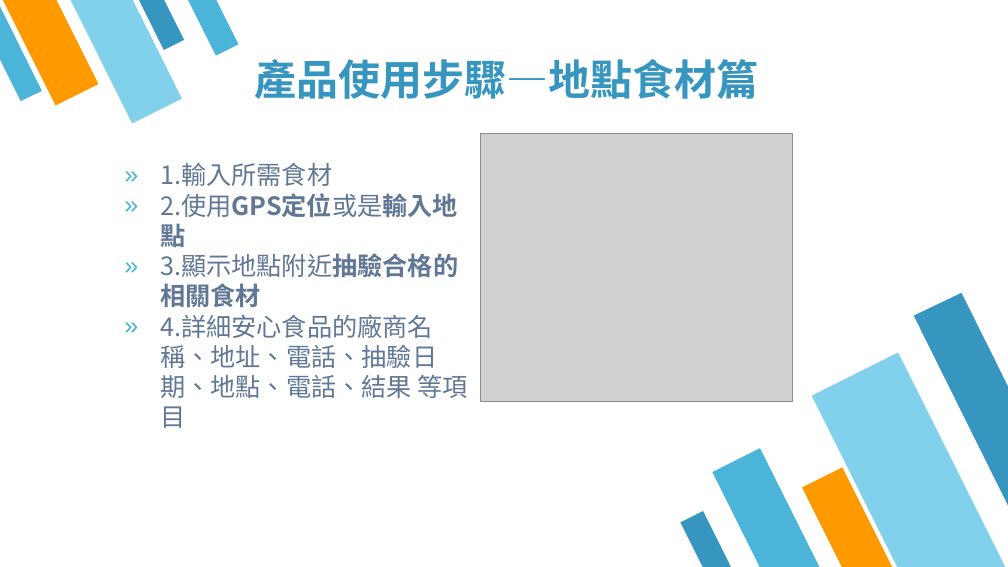
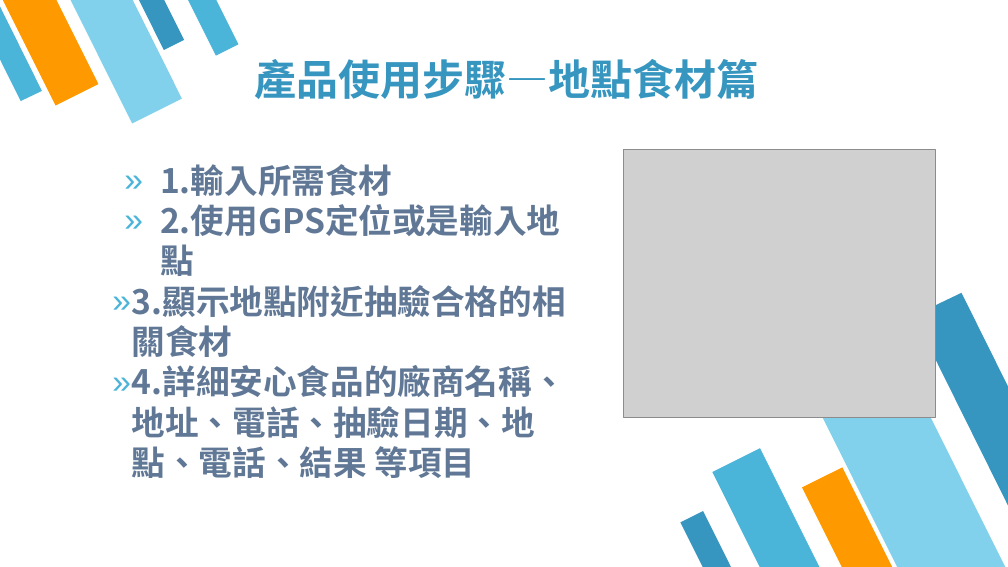
Before and after one commit to 3mtpeak/---1125, a slide deck: slide 6 of 黑克松簡報.pptx. Drawn at 1008x567 pixels with LibreOffice and Linux fonts; fonts in the diff are those of the drawing; grey boxes stand for pictures. Boxes give left, top, right and bottom in pixels: in the first picture for what was removed or moved away, otherwise in the second. Text is boxed around its words. In the diff, an @@ line names an element or a change of style, - is before the commit and + after.

```diff
--- a/黑克松簡報.pptx
+++ b/黑克松簡報.pptx
@@ text "1.輸入所需食材" at (132,164,566,478): size 18 to 24 pt; bold on in "1.輸入所需食材", "2.使用GPS定位或是輸入地點", "3.顯示地點附近抽驗合格的相關食材", "4.詳細安心食品的廠商名稱、地址、電話、抽驗日期、地點、電話、結果 等項目"; indent changed @@
@@ picture: place and size @@
-picture at (481,134,793,402)
+picture at (623,149,935,417)
```
Also in this commit, not shown: 14 other slides changed.
